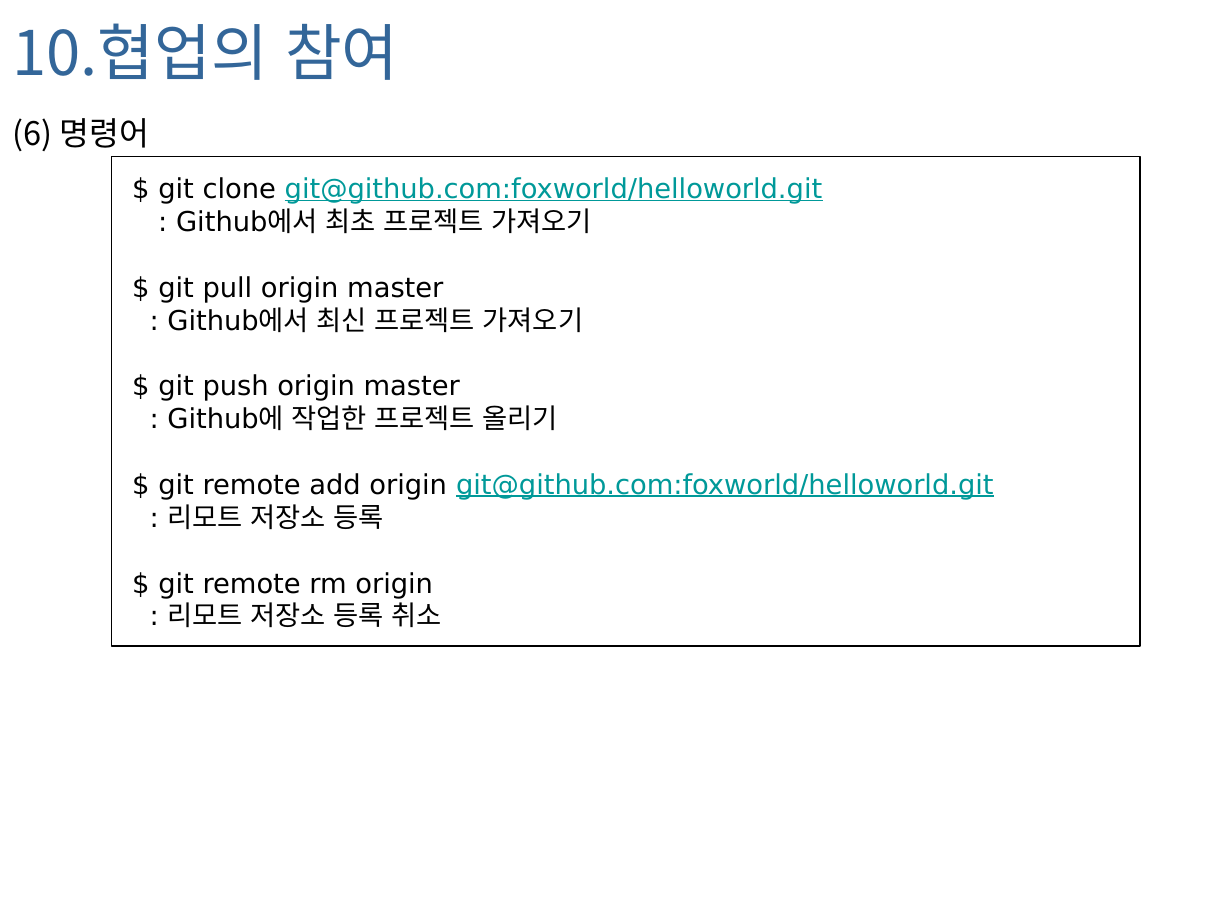
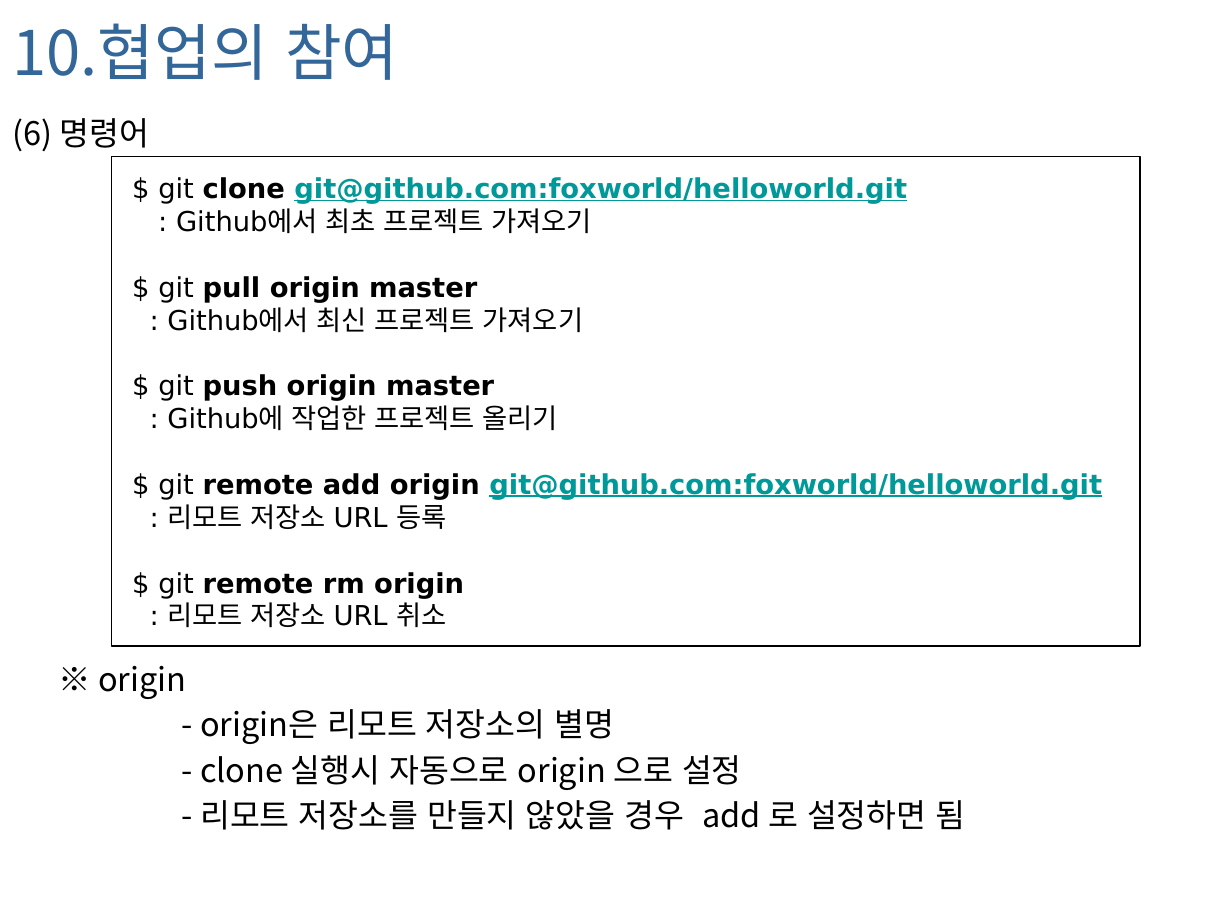
Before and after one commit to foxworld/001-Git, a slide deck: slide 24 of Git_20140210.pptx (slide 25 before the commit). Drawn at 1232x924 pixels with LibreOffice and Linux fonts; fonts in the diff are those of the drawing; background and template pictures are left out. Boxes give left, top, right and bottom in pixels: in the first picture for what was removed or moved away, otherwise in the second. Text is boxed around its words. In the diff, an @@ line names an element or a change of style, - is before the commit and + after.

Commit message:
v1.0

```diff
--- a/Git_20140210.pptx
+++ b/Git_20140210.pptx
@@ text in rectangle at (158, 177, 1102, 599): bold on in "clone git@github.com:foxworld/helloworld.git", "pull origin master", "push origin master", "remote add origin git@github.com:foxworld/helloworld.git" and 1 more places @@
@@ text in rectangle at (168, 504, 446, 530): text changed @@
-: 리모트 저장소 등록
+: 리모트 저장소 URL 등록
@@ text in rectangle at (168, 598, 446, 628): text changed @@
-: 리모트 저장소 등록 취소
+: 리모트 저장소 URL 취소
@@ text at (98, 666, 966, 830): paragraphs added @@
+※ origin
+- origin은 리모트 저장소의 별명
+- clone 실행시 자동으로 origin 으로 설정
+- 리모트 저장소를 만들지 않았을 경우 add 로 설정하면 됨
```
Also in this commit, not shown: 2 slides added.
